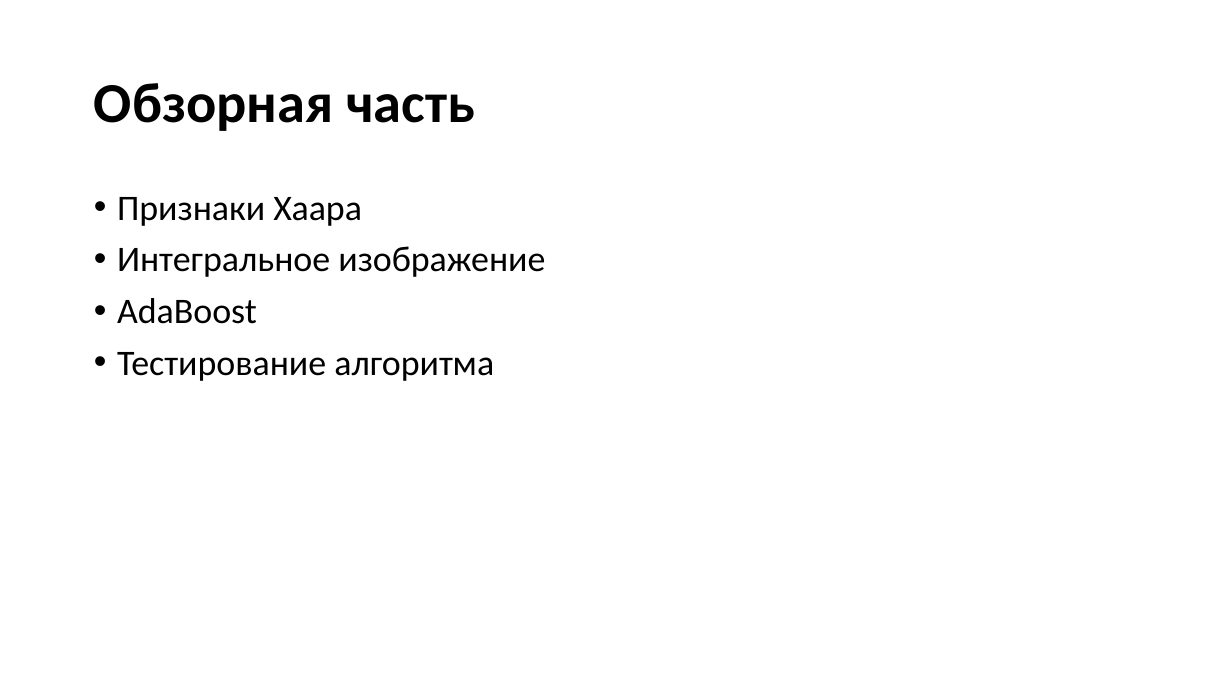
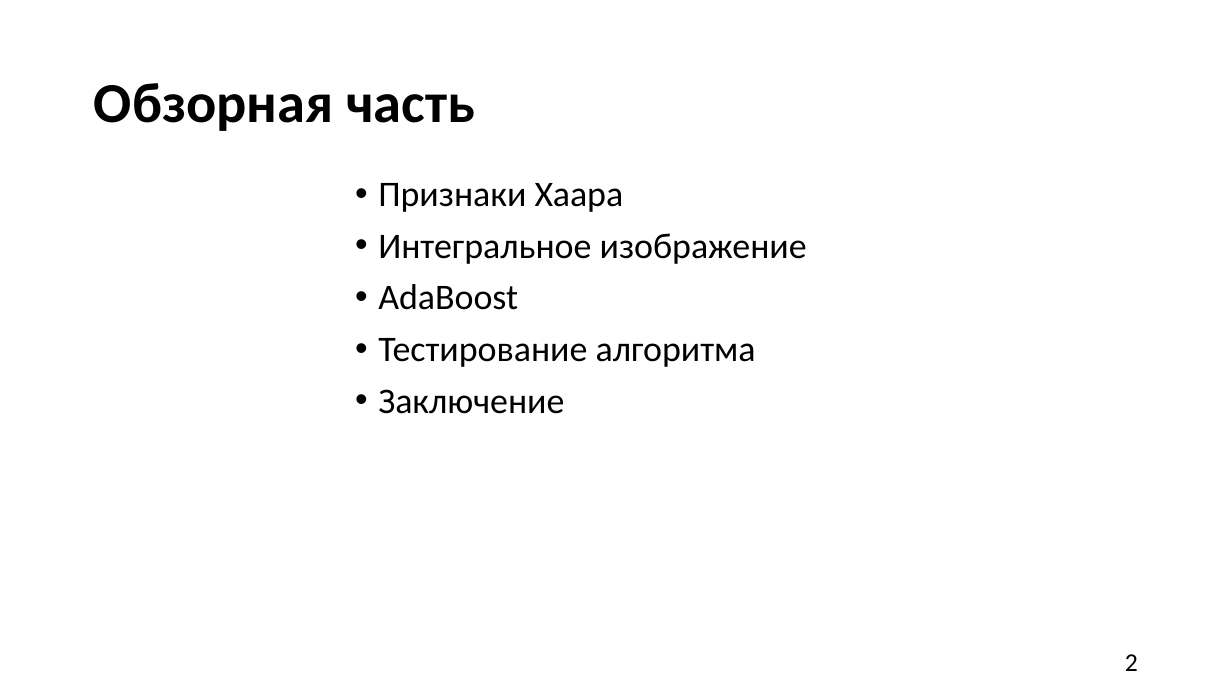
Before and after one commit to MYIIIKET/Diplom, a slide deck: slide 2 of Main/Презентация.pptx. Drawn at 1232x693 pixels with LibreOffice and Linux fonts; fonts in the diff are those of the drawing. Boxes give left, top, right and bottom in pixels: in the first picture for what was removed or moved away, otherwise in the second. Text is boxed around its words. In the diff, an @@ line names an element or a change of style, - is before the commit and + after.

```diff
--- a/Main/Презентация.pptx
+++ b/Main/Презентация.pptx
@@ text "Признаки Хаара": place and size @@
-text "Признаки Хаара" at [117, 197, 545, 381]
+text "Признаки Хаара" at [378, 183, 807, 414]
@@ text at [378, 389, 564, 414]: paragraph added @@
+• Заключение
@@ page number added at [1125, 654, 1138, 671], 20 pt, text #000000 @@
+2
```
Also in this commit, not shown: 14 other slides changed, 8 slides added, 10 slides removed, 5 other files.
